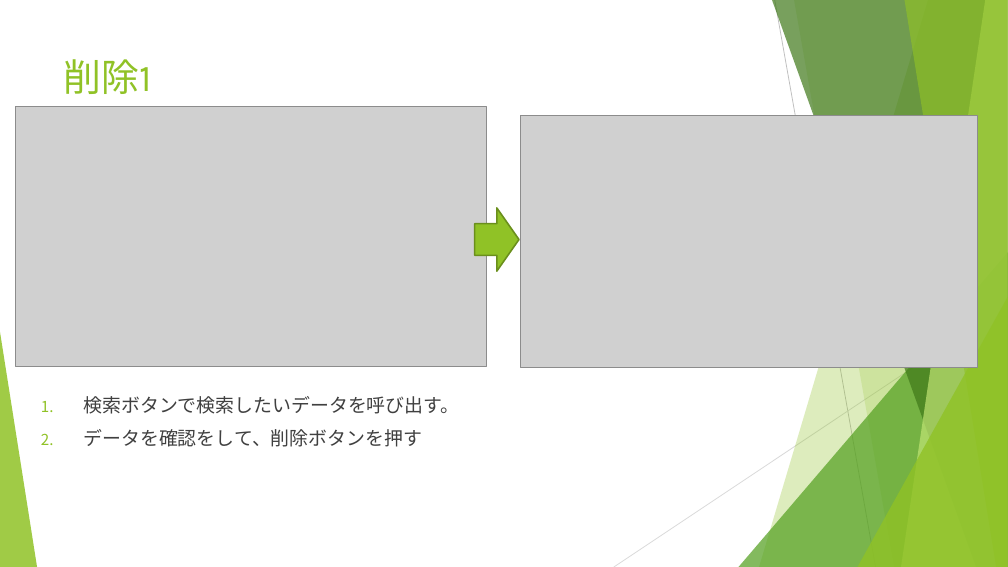
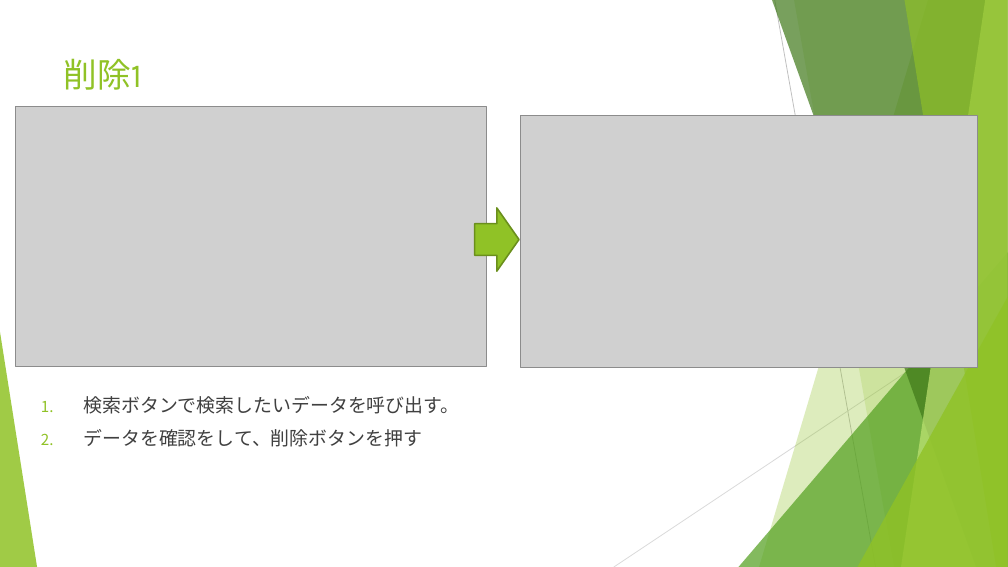
Before and after one commit to kouki1311/VBAcustomer, a slide deck: slide 10 of 顧客管理マニュアル.pptx. Drawn at 1008x567 pixels with LibreOffice and Linux fonts; fonts in the diff are those of the drawing; grey boxes stand for pictures. Boxes give left, top, right and bottom in pixels: in the first picture for what was removed or moved away, otherwise in the second. Text is boxed around its words. In the diff, an @@ line names an element or a change of style, - is before the commit and + after.

```diff
--- a/顧客管理マニュアル.pptx
+++ b/顧客管理マニュアル.pptx
@@ title "削除1" at (64,58,142,90): size 36 to 32 pt @@
```
Also in this commit, not shown: 9 other slides changed.
